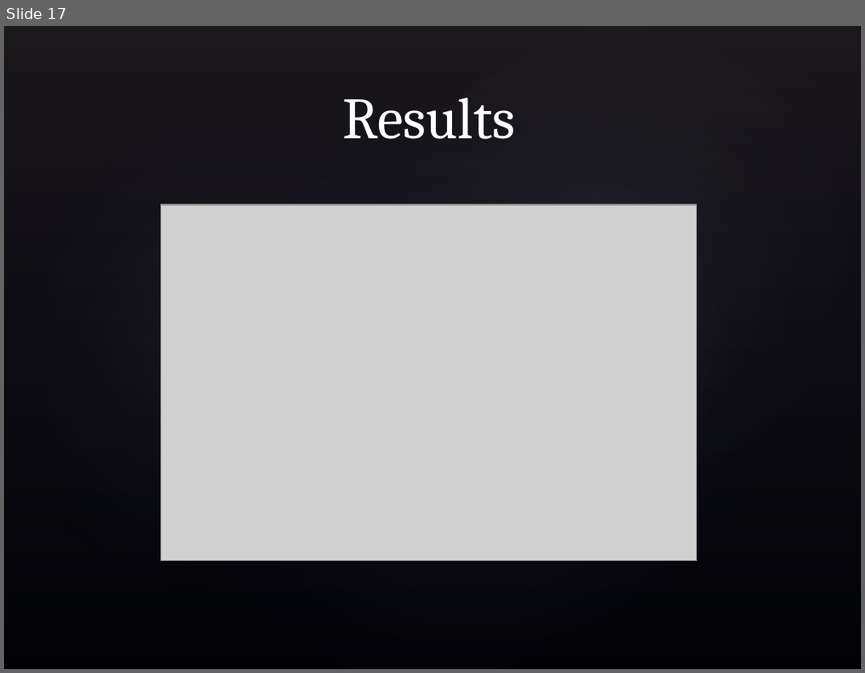
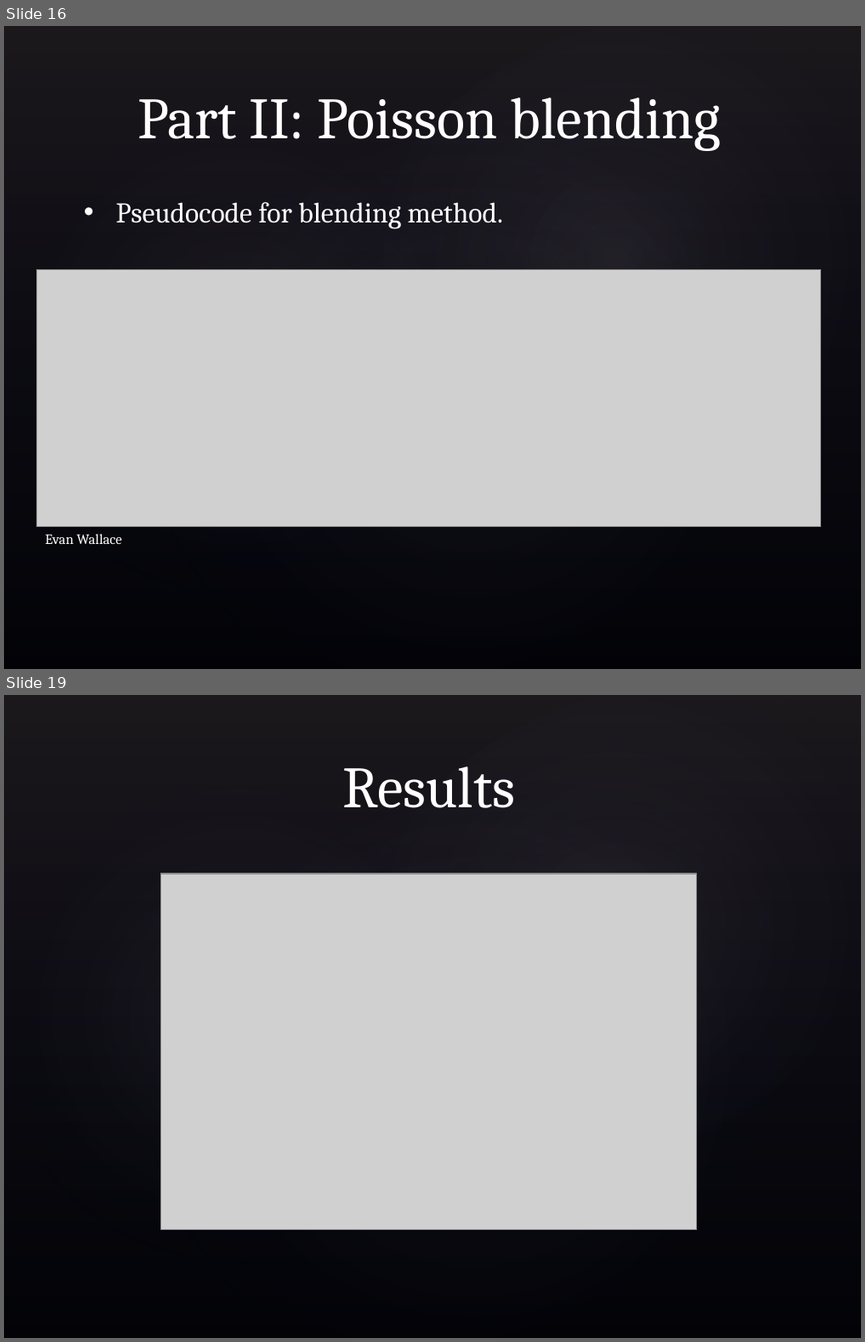
Before and after one commit to rarietta/FaceReplacement, a slide deck: FinalReport/Automatic Face Detection & Replacement Slideshow.pptx. Shown one above the other, each under a label of ours: slide 17 before the commit, slides 16 and 19 after it; the slides between them are not shown. The pictures are 865x673 and 865x1342 pixels, drawn with LibreOffice and Linux fonts; fonts in the diff are those of the drawing; grey boxes stand for pictures; background and template pictures are left out. Boxes give left, top, right and bottom in pixels: in the first picture for what was removed or moved away, otherwise in the second. Text is boxed around its words. In the diff, an @@ line names an element or a change of style, - is before the commit and + after.

Commit message:
Add blending slides to presentation.

```diff
--- a/FinalReport/Automatic Face Detection & Replacement Slideshow.pptx
+++ b/FinalReport/Automatic Face Detection & Replacement Slideshow.pptx
@@ slide 16 added at box(4, 26, 861, 669), background picture (left out); not listed: 4 template elements that a slide beside it also shows @@
@@ title added at box(137, 97, 721, 151), 49 pt, text #FFFFFF @@
+Part II: Poisson blending
@@ text added at box(116, 202, 503, 229), 24 pt, text #FFFFFF @@
+• Pseudocode for blending method.
@@ picture added at box(36, 269, 821, 527) @@
@@ text added at box(45, 533, 122, 544), 12 pt, text #FFFFFF @@
+Evan Wallace
@@ what was slide 17 is now slide 19 @@
```
Also in this commit, not shown: 3 slides changed, 2 other slides added, 3 slides removed, 4 other files.
